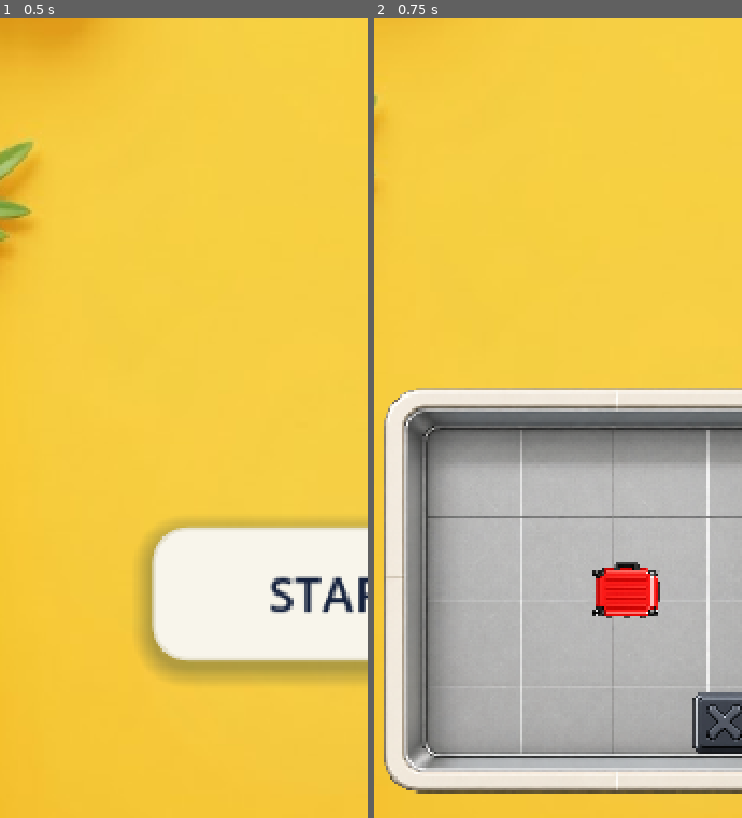
Above: before the commit, frames 1-2 (left to right).
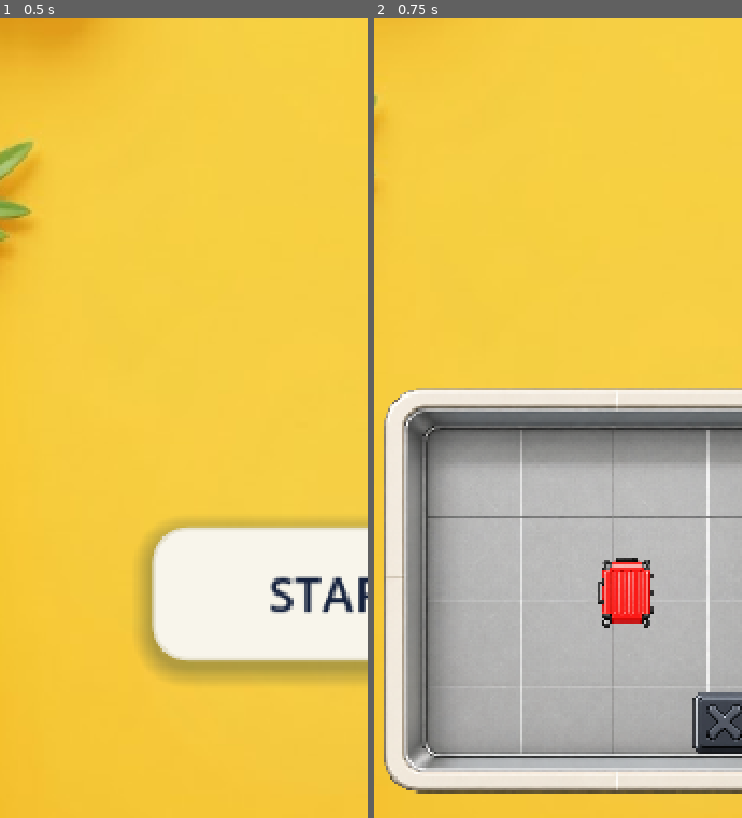
Above: after the commit, the same moments.

Repository: monetbee/luggage-jam
Game: Godot game, scene res://scenes/main_menu.tscn
The game is run twice, just before and just after one commit, with the same random seed, the same clock (stepped at 60 frames per second) and the same inputs.
Inputs:
- Up to frame 1 (0.5 s): no input
- Up to frame 2 (0.75 s): click "START" at 0.5 s
The pictures show only the part of the screen within x 4-54%, y 14-64%; the shares and areas given below are measured in that part.

Frame 1 is identical in both runs. In frame 2, 1.0% of the frame differs, in the area x 59-78%, y 67-77%.

Commit message:
Simplify luggage for match-3 selection rules

Diff:
--- a/scripts/luggage.gd
+++ b/scripts/luggage.gd
@@ -24,15 +24,14 @@
 var row: int = 0
 var col: int = 0
 var color: String = "red"
-var direction: String = "right"
-var board_size: int = 6
 var collected: bool = false
+var selected: bool = false
 
 
 func _ready() -> void:
 	input_event.connect(_on_input_event)
 	_apply_texture()
-	_apply_direction_rotation()
+	set_selected(false)
 	queue_redraw()
 
 
@@ -53,22 +52,21 @@
 		suitcase_body.scale = Vector2(factor, factor)
 	suitcase_body.centered = true
 	suitcase_body.offset = Vector2.ZERO
+	suitcase_body.rotation = 0.0
 
 
-func _apply_direction_rotation() -> void:
+func set_selected(value: bool) -> void:
+	selected = value
 	if suitcase_body == null:
 		return
-	match direction:
-		"up": suitcase_body.rotation = 0.0
-		"right": suitcase_body.rotation = PI * 0.5
-		"down": suitcase_body.rotation = PI
-		"left": suitcase_body.rotation = -PI * 0.5
-		_: suitcase_body.rotation = 0.0
 
-
-func refresh_direction() -> void:
-	_apply_direction_rotation()
-	queue_redraw()
+	if selected:
+		# Temporary rule-feedback only. Animation polish can replace this later.
+		suitcase_body.modulate = Color(1.0, 0.92, 0.68, 1.0)
+		z_index = 2
+	else:
+		suitcase_body.modulate = Color.WHITE
+		z_index = 0
 
 
 func _draw() -> void:
@@ -82,25 +80,11 @@
 
 
 func _on_input_event(_viewport: Viewport, event: InputEvent, _shape_idx: int) -> void:
-	if event is InputEventMouseButton and event.pressed and event.button_index == MOUSE_BUTTON_LEFT:
-		pressed.emit(self)
-	elif event is InputEventScreenTouch and event.pressed:
-		pressed.emit(self)
-
-
-func direction_to_vector(dir_name: String) -> Vector2:
-	match dir_name:
-		"up": return Vector2(0, -1)
-		"down": return Vector2(0, 1)
-		"left": return Vector2(-1, 0)
-		"right": return Vector2(1, 0)
-		_: return Vector2(0, -1)
-
-
-func direction_to_grid_vector(dir_name: String) -> Vector2i:
-	match dir_name:
-		"up": return Vector2i(-1, 0)
-		"down": return Vector2i(1, 0)
-		"left": return Vector2i(0, -1)
-		"right": return Vector2i(0, 1)
-		_: return Vector2i(-1, 0)
+	if event is InputEventMouseButton:
+		var mouse_event := event as InputEventMouseButton
+		if mouse_event.pressed and mouse_event.button_index == MOUSE_BUTTON_LEFT:
+			pressed.emit(self)
+	elif event is InputEventScreenTouch:
+		var touch_event := event as InputEventScreenTouch
+		if touch_event.pressed:
+			pressed.emit(self)
